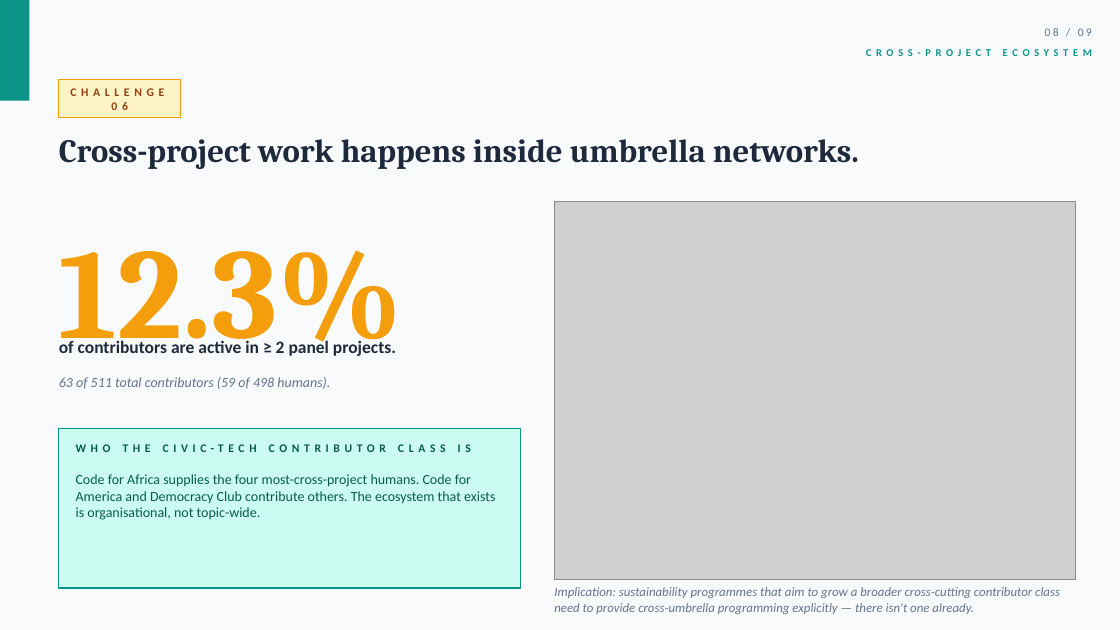
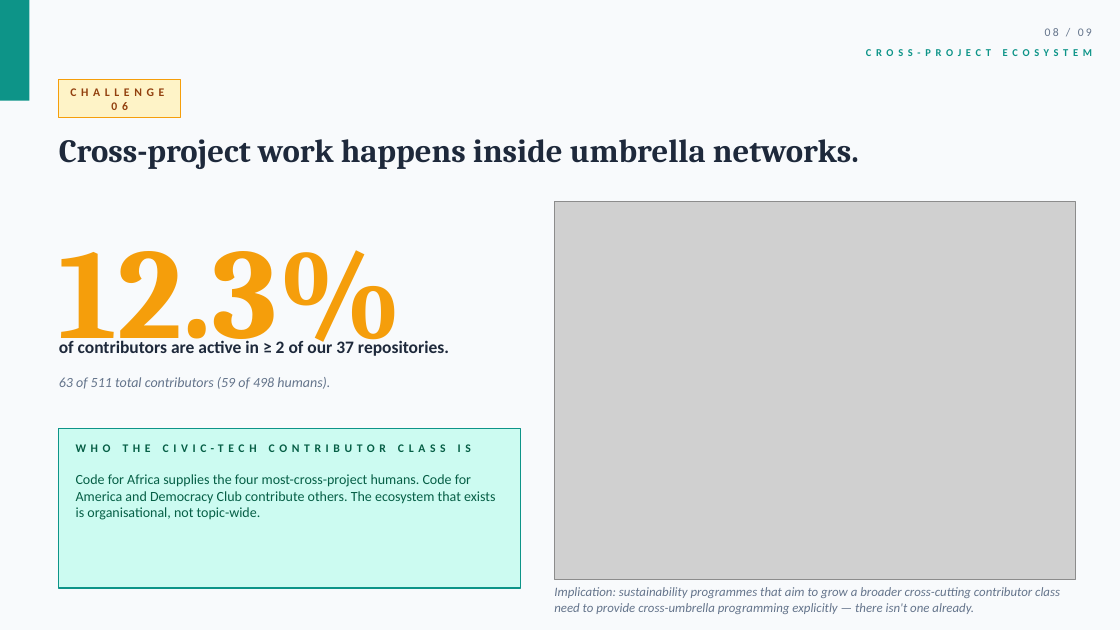
Before and after one commit to Japskua/civic-tech-git-crawler, a slide deck: slide 8 of paper_esem/slides/colleague_briefing.pptx. Drawn at 1120x630 pixels with LibreOffice and Linux fonts; fonts in the diff are those of the drawing; grey boxes stand for pictures. Boxes give left, top, right and bottom in pixels: in the first picture for what was removed or moved away, otherwise in the second. Text is boxed around its words. In the diff, an @@ line names an element or a change of style, - is before the commit and + after.

```diff
--- a/paper_esem/slides/colleague_briefing.pptx
+++ b/paper_esem/slides/colleague_briefing.pptx
@@ text at (x1=59, y1=339, x2=449, y2=356): text changed @@
-of contributors are active in ≥ 2 panel projects.
+of contributors are active in ≥ 2 of our 37 repositories.
```
Also in this commit, not shown: 3 other slides changed, 3 other files.
